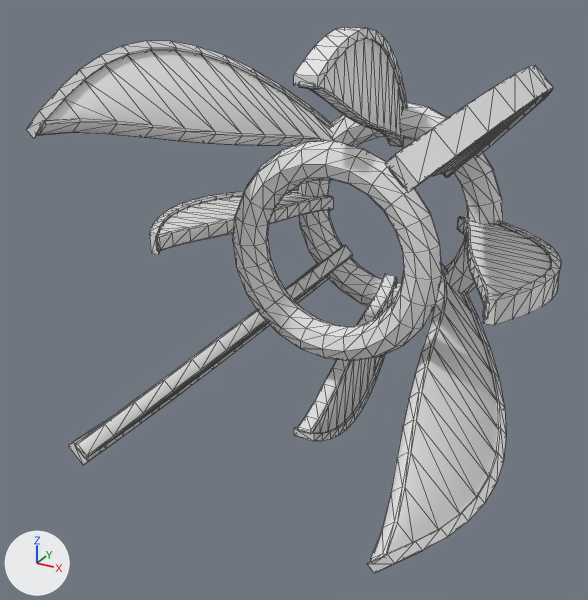
An edit to the glTF model assets/cue/pieces/spider/Crown.glb, drawn before and after from the same camera.
Before and after are seen from a camera (50 mm lens) standing at (1.154, 1.128, 0.986) and looking at (-0.069, 3.353, -0.126). The axes (+X, +Y, +Z) are drawn at lower left. The lights are the same throughout. The picture after the commit comes second. Mesh edges are drawn as thin lines. Vertices at exactly the same position are counted once.

The older version as bpy lines, for what is in view:
```python
me_bladeedgesskin = bpy.data.meshes.new('BladeEdgesSkin')
me_bladeedgesskin.from_pydata(...)  # 1184 vertices, 2336 faces; spans x -0.733..0.733, y 2.74..4.128, z -0.733..0.733
me_bladesskin = bpy.data.meshes.new('BladesSkin')
me_bladesskin.from_pydata(...)  # 872 vertices, 1712 faces; spans x -0.709..0.709, y 2.74..4.05, z -0.709..0.709
ob_bladeedgesskin = bpy.data.objects.new('BladeEdgesSkin', me_bladeedgesskin)
ob_bladeedgesskin.location = (0.0, 0.0, 0.0)
ob_bladesskin = bpy.data.objects.new('BladesSkin', me_bladesskin)
ob_bladesskin.location = (0.0, 0.0, 0.0)
```
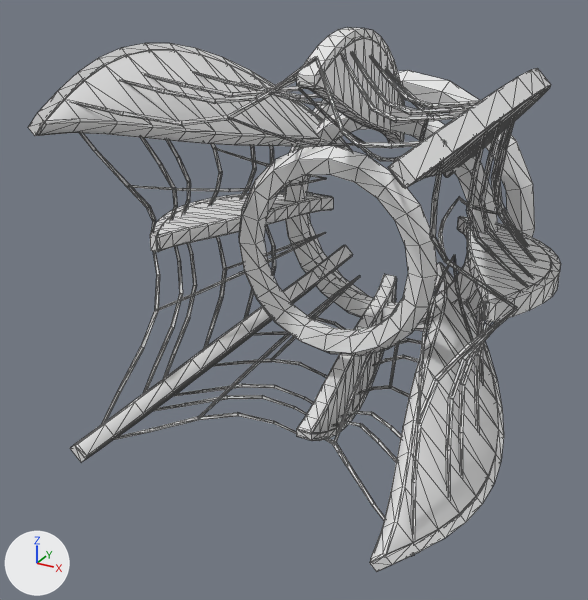
Where the change shows, as pixel boxes [x1, y1, x2, y2] in the pictures (588 x 600 px; the box of a moved part takes in the faces that stretch with it):
'BladeEdgesSkin', reshaped: before [26, 27, 561, 573]; after [28, 28, 561, 572]
'WebsSkin', added: after [75, 52, 536, 556]
part 1 of me_bladeedgesskin, moved or reshaped: before [294, 355, 385, 441]; after [296, 298, 396, 441]
part 2 of me_bladeedgesskin, moved or reshaped: before [68, 264, 329, 465]; after [70, 287, 314, 462]
part 3 of me_bladeedgesskin, moved or reshaped: before [149, 190, 298, 255]; after [150, 192, 309, 252]
part 4 of me_bladeedgesskin, moved or reshaped: before [26, 41, 332, 139]; after [28, 43, 323, 136]
part 5 of me_bladeedgesskin, moved or reshaped: before [294, 27, 408, 109]; after [297, 28, 405, 106]
part 6 of me_bladeedgesskin, moved or reshaped: before [385, 65, 553, 192]; after [388, 68, 551, 189]
part 7 of me_bladeedgesskin, moved or reshaped: before [483, 220, 561, 325]; after [484, 222, 561, 322]
part 8 of me_bladeedgesskin, moved or reshaped: before [367, 292, 506, 573]; after [369, 301, 504, 572]
part 9 of me_bladeedgesskin, rebuilt (22% wider, 25% taller): before [298, 102, 503, 311]; after [284, 70, 535, 331]
part 10 of me_bladeedgesskin, rebuilt: before [233, 141, 442, 361]; after [239, 146, 438, 356]
part 11 of me_bladeedgesskin, added: after [284, 105, 498, 325]

The change, as a diff of the scene's bpy script:
```diff
--- a/assets/cue/pieces/spider/Crown.glb.py
+++ b/assets/cue/pieces/spider/Crown.glb.py
@@ me_bladeedgesskin @@
 # used by ob_bladeedgesskin; location = (0.0, 0.0, 0.0)
-me_bladeedgesskin.from_pydata(...)  # 1184 vertices, 2336 faces; spans x -0.733..0.733, y 2.74..4.128, z -0.733..0.733
+me_bladeedgesskin.from_pydata(...)  # 1016 vertices, 2000 faces; spans x -0.733..0.733, y 2.74..4.169, z -0.733..0.733
+# me_bladeedgesskin part 1: the loose piece of 52 vertices spanning x -0.04..0.04, y 3.3..4.05, z -0.733..-0.366 is scaled about its middle by (0.75, 1, 1)
+# me_bladeedgesskin part 2: the loose piece of 52 vertices spanning x -0.676..-0.23, y 2.74..4.05, z -0.676..-0.23 is multiplied about its middle by the matrix ((0.875, 0.0, 0.125), (0.0, 1.0, 0.0), (0.125, 0.0, 0.875))
+# me_bladeedgesskin part 3: the loose piece of 52 vertices spanning x -0.733..-0.366, y 3.3..4.05, z -0.04..0.04 is scaled about its middle by (1, 1, 0.75)
+# me_bladeedgesskin part 4: the loose piece of 52 vertices spanning x -0.687..-0.23, y 2.74..4.05, z 0.23..0.687 is multiplied about its middle by the matrix ((0.875, 0.0, -0.125), (0.0, 1.0, 0.0), (-0.125, 0.0, 0.875))
+# me_bladeedgesskin part 5: the loose piece of 52 vertices spanning x -0.04..0.04, y 3.3..4.05, z 0.366..0.733 is scaled about its middle by (0.75, 1, 1)
+# me_bladeedgesskin part 6: the loose piece of 52 vertices spanning x 0.23..0.687, y 2.74..4.05, z 0.23..0.687 is multiplied about its middle by the matrix ((0.875, 0.0, 0.125), (0.0, 1.0, 0.0), (0.125, 0.0, 0.875))
+# me_bladeedgesskin part 7: the loose piece of 52 vertices spanning x 0.366..0.733, y 3.3..4.05, z -0.04..0.04 is scaled about its middle by (1, 1, 0.75)
+# me_bladeedgesskin part 8: the loose piece of 52 vertices spanning x 0.23..0.676, y 2.74..4.05, z -0.676..-0.23 is multiplied about its middle by the matrix ((0.875, 0.0, -0.125), (0.0, 1.0, 0.0), (-0.125, 0.0, 0.875))
+# me_bladeedgesskin part 9: the loose piece of 192 vertices spanning x -0.438..0.438, y 3.992..4.128, z -0.438..0.438 is rebuilt with 100 vertices and now spans x -0.542..0.542, y 4.071..4.169, z -0.542..0.542
+# me_bladeedgesskin part 10: the loose piece of 192 vertices spanning x -0.395..0.395, y 3.435..3.565, z -0.395..0.395 is rebuilt with 100 vertices and now spans x -0.38..0.38, y 3.453..3.547, z -0.38..0.38
+# me_bladeedgesskin part 11: a new loose piece of 100 vertices spanning x -0.45..0.45, y 3.903..3.997, z -0.45..0.45
+# other edits to the shape of me_bladeedgesskin do not show in these pictures
@@ me_websskin @@
+me_websskin.from_pydata(...)  # 2560 vertices, 1280 faces; spans x -0.695..0.695, y 2.858..4.002, z -0.695..0.695
@@ ob_websskin @@
+ob_websskin = bpy.data.objects.new('WebsSkin', me_websskin)
+ob_websskin.location = (0.0, 0.0, 0.0)
```
